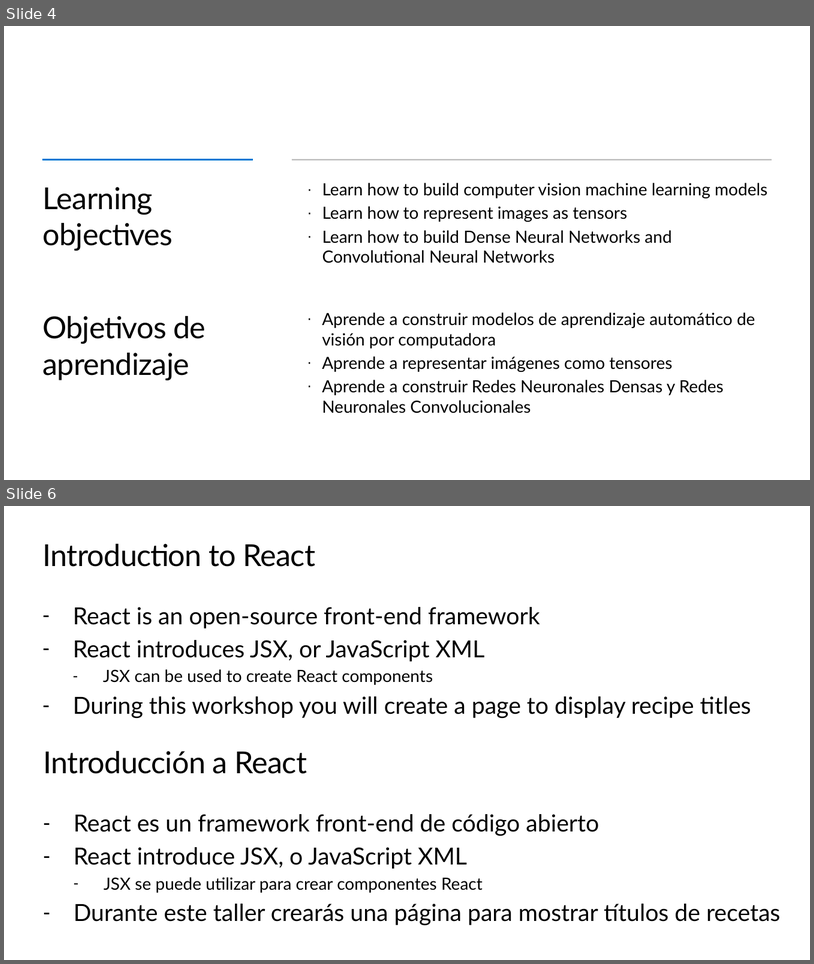
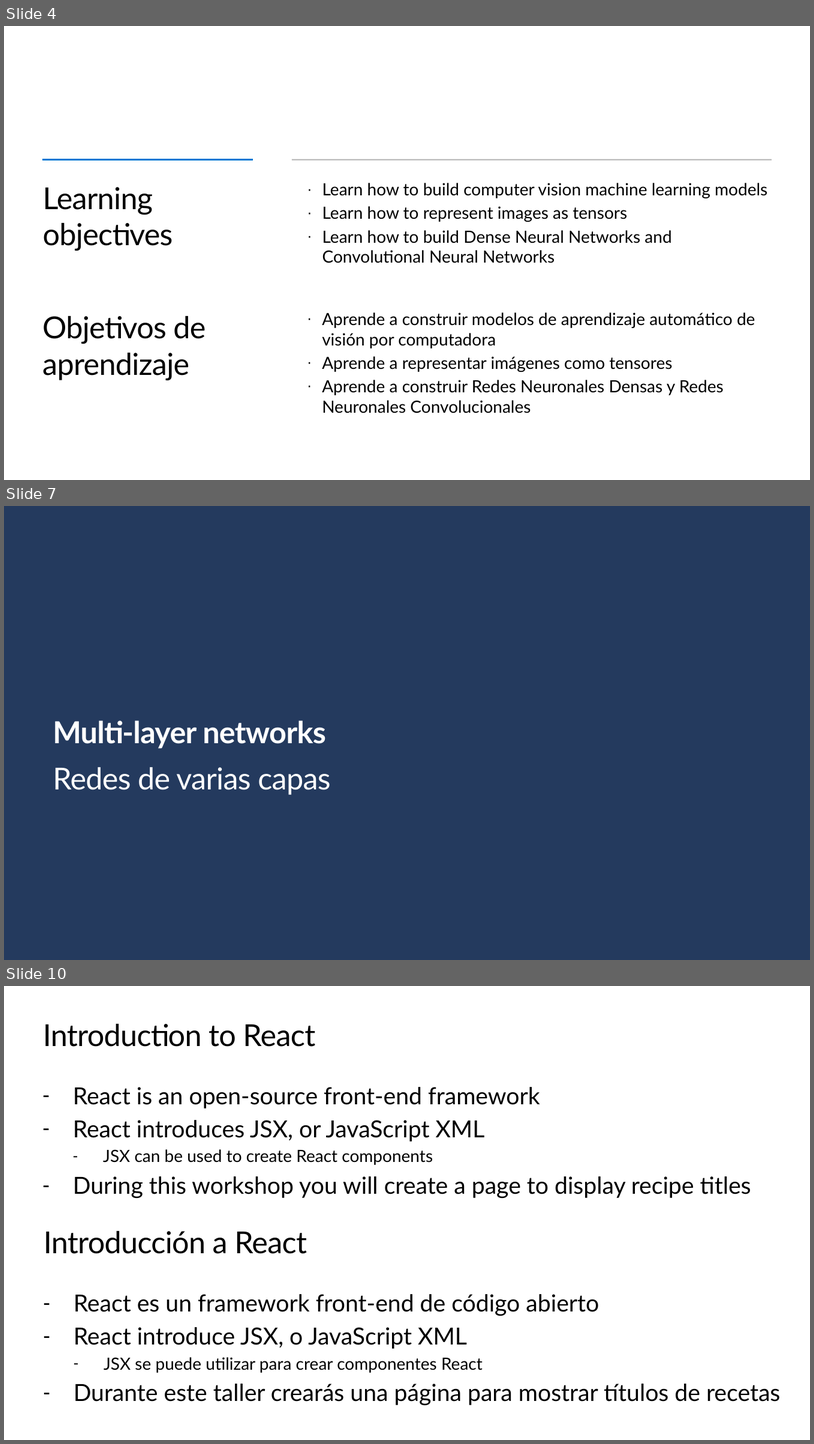
Before and after one commit to Gilberto-Guzman-Student-Ambassadors/Introduction_to_Computer_Vision_with_TensorFlow, a slide deck: presentation/slides.pptx. Shown one above the other, each under a label of ours: slides 4 and 6 before the commit, slides 4, 7 and 10 after it; the slides between them are not shown. The pictures are 814x964 and 814x1444 pixels, drawn with LibreOffice and Linux fonts; fonts in the diff are those of the drawing; background and template pictures are left out. Boxes give left, top, right and bottom in pixels: in the first picture for what was removed or moved away, otherwise in the second. Text is boxed around its words. In the diff, an @@ line names an element or a change of style, - is before the commit and + after.

```diff
--- a/presentation/slides.pptx
+++ b/presentation/slides.pptx
@@ slide 7 added at (x1=4, y1=506, x2=810, y2=960), background picture (left out) @@
@@ text added at (x1=53, y1=720, x2=326, y2=748), 36 pt, text #FFFFFF, bold @@
+Multi-layer networks
@@ text added at (x1=53, y1=767, x2=330, y2=795), 36 pt, text #FFFFFF @@
+Redes de varias capas
@@ what was slide 6 is now slide 10 @@
```
Also in this commit, not shown: 1 slide changed, 3 other slides added.
